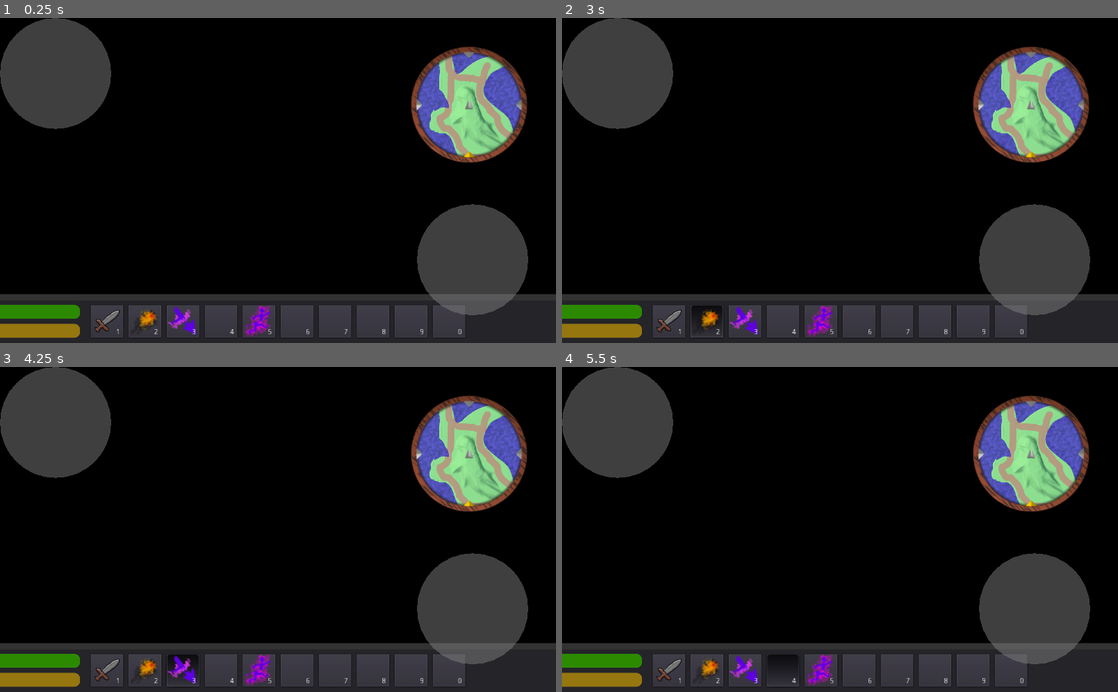
Above: before the commit, frames 1-4 (two rows, left to right).
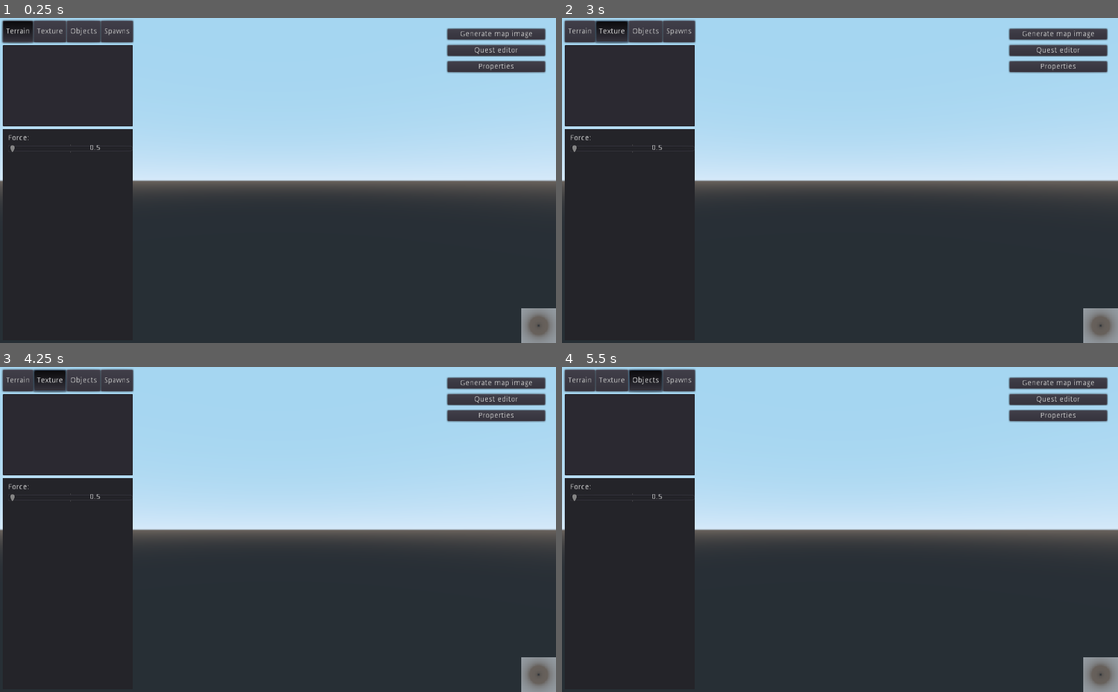
Above: after the commit, the same moments.

Repository: nicola-sorace/TerrainTest
Game: Godot game, scene res://world_edit/WorldEdit.tscn
Same seed, same stepped clock (60 frames per second), same inputs: the game is played once before the commit and once after it. Before the commit the project starts from res://Main.tscn.
Inputs (mouse positions are in pixels of both pictures, inside the frame that each line leads up to):
- Up to frame 1 (0.25 s): no input
- Up to frame 2 (3 s): click (667, 320) at 0.5 s, where only the run before the commit has a clickable "1"; click (578, 31) at 1.25 s, where only the run after the commit has a clickable "Terrain"; click (706, 320) at 2 s, where only the run before the commit has a clickable "2"; click (612, 31) at 2.75 s, where only the run after the commit has a clickable "Texture"
- Up to frame 3 (4.25 s): click (183, 669) at 3.5 s, where only the run before the commit has a clickable "3"
- Up to frame 4 (5.5 s): click (645, 380) at 4.25 s, where only the run after the commit has a clickable "Objects"; click (784, 669) at 5 s, where only the run before the commit has a clickable "4"

The runs differ from the first frame. In frame 1, 79% of the frame differs, in the area x 0-100%, y 0-100%; in frame 2, 80%; in frame 3, 80%; in frame 4, 80%.
Error before the commit: Invalid call. Nonexistent function 'connect' in base 'Nil'.
Error after the commit: Parse Error: Variable "i" already defined in the scope (at line 51). (res://world_edit/TerrainWithTools.gd:54)

Commit message:
Rewrote some terrain loading code
The map is now loaded in a circular area around the player, rather than
a square. Loading should also be more efficient.

Diff:
--- a/HUD.tscn
+++ b/HUD.tscn
@@ -439,7 +439,6 @@
 script = SubResource( 15 )
 
 [node name="Minimap" type="Control" parent="."]
-editor/display_folded = true
 anchor_left = 1.0
 anchor_right = 1.0
 margin_left = -270.0
@@ -472,7 +471,6 @@
 texture = ExtResource( 8 )
 
 [node name="ActorTooltip" type="Panel" parent="."]
-editor/display_folded = true
 margin_left = 97.9838
 margin_top = 27.5566
 margin_right = 317.984
@@ -536,11 +534,13 @@
 bus = "GUI"
 
 [node name="JoystickMove" type="ReferenceRect" parent="."]
+visible = false
 margin_right = 40.0
 margin_bottom = 40.0
 script = ExtResource( 5 )
 
 [node name="JoystickCam" type="ReferenceRect" parent="."]
+visible = false
 margin_left = 100.0
 margin_right = 140.0
 margin_bottom = 40.0
--- a/Main.tscn
+++ b/Main.tscn
@@ -20,6 +20,7 @@
 fog_enabled = true
 fog_color = Color( 0.839216, 0.917647, 0.980392, 1 )
 fog_depth_begin = 100.0
+fog_depth_end = 200.0
 fog_depth_curve = 1.7411
 dof_blur_far_distance = 200.0
 dof_blur_far_transition = 50.0
--- a/project.godot
+++ b/project.godot
@@ -51,7 +51,7 @@
 [application]
 
 config/name="TerrainTest"
-run/main_scene="res://Main.tscn"
+run/main_scene="res://world_edit/WorldEdit.tscn"
 config/icon="res://icon.png"
 
 [autoload]
--- a/scripts/Terrain.gd
+++ b/scripts/Terrain.gd
@@ -1,57 +1,46 @@
 """
 This object represents the world map. It handles the loading of terrain tiles.
-Terrain data is stored as an image, with the red chanel as height data and green channel as terrain texture index.
+Terrain data is stored as an image, with the red chanel as height data and green
+channel as terrain texture index.
 
 TODO:
 	- Hide seams between tiles of different res
 	  -> Easiest method is probably to extrude edges downwards to cover gaps.
-	- Load a circular array of tiles rather than a square one (i.e. avoid wasteful corners)
 	- Fix whatever is causing occasional freeze (deadlock?)
 """
 
 extends Spatial
 
-# Red channel: Height
 var terrain_material = preload("res://materials/Terrain2.tres")
 
 var img
 
-const TS = 64  # Tile size
+const TS = 64  # Tile size in pixels
 
-var tiles = []
+var tiles = [] # Holds the currently visible terrain tiles
 
-var N  # Edge length (in tiles) of 'tiles' array. MUST BE ODD!
-var D  # Distance from center tile to one of the edges (perpendicularly): D = int((N-1)/2)
+# The size of the visible map is set via the 'set_block_dist(D)' function
+var D  # Distance from center tile to edge of visible map (perpendicularly): D = int((N-1)/2)
+var N  # Edge length (in tiles) of 'tiles' array. MUST BE ODD! N = D*2+1
 
 # Last known tile position of player:
 var last_x = 0
 var last_y = 0
 
-var thread = Thread.new()  # Terrain loading is threaded to avoid lag
-var abort_thread = false  # Set to 'true' to make threaded process quit as soon as possible
-var urgent_update = true  # Set to 'true' to force a non-threaded terrain update (used when thread is about to fall behind player)
+# Terrain loading is threaded to avoid lag
+var thread = Thread.new()
+var abort_thread = false  # Set to 'true' to make threaded process quit as soon as possible (used when tile being loaded is out of date)
+var urgent_update = true  # Set to 'true' to force a non-threaded terrain update (used when player is about to fall off the loaded map)
 
 var TILE = preload("res://objects/TerrainTile.tscn")
 
 func create_tile(x,y, res=0):
 	var tile = TILE.instance()
 	tile.init(x, y, img, Rect2(x*TS, y*TS, TS, TS), terrain_material)
-
 	if res!=0:
 		tile.set_res(res)
-
 	call_deferred("add_child", tile)
 	return tile
-
-func _ready():
-	img = load("res://maps/"+game.map_name+"/terrain.png").get_data()
-	img.decompress()
-	img.lock()
-
-	set_block_dist(6)
-
-func _physics_process(delta):
-	check_update()
 
 func delete_tile(i):
 	var t = tiles[i]
@@ -63,19 +52,63 @@
 func set_block_dist(D):
 	self.D = D
 	N = D*2+1
-
+	# Throw away all tiles and start over
 	for i in range(len(tiles)):
 		delete_tile(i)
-
 	tiles = []
 	for y in N:
 		for x in N:
 			tiles.append(null)
 
-func get_res(D):
-	if D <= 2: return 1
-	elif D <= 3: return 4
+# Returns desired resolution based on *squared* distance to tile
+func get_res(d):
+	if d <= 4: return 1
+	elif d <= 9: return 4
 	else: return 16
+
+"""
+This function updates the terrain:
+ - Create array of required tile resolutions
+ - Iterate over tiles array:
+   - If tile is in required, update res & remove from required array
+   - Else, delete tile (element becomes null)
+ - Iterate over remaining required tiles:
+   - Find next tile in tiles that is null
+   - Create the required tile here & delete from required array
+"""
+func update(args):
+	var x = args[0]
+	var y = args[1]
+
+	var desired_ress = {} # Stores desired tile resolutions. Index is 'x,y' string
+	for y_r in range(y-D, y+D+1):
+		for x_r in range(x-D, x+D+1):
+			var d = pow(x_r-x, 2) + pow(y_r-y, 2) # Avoid squareroot for efficiency
+			if d <= pow(D, 2): # Circular mask around player
+				desired_ress[ [x_r,y_r] ] = get_res(d)
+
+	for i in range(len(tiles)):
+		if abort_thread:
+			return
+		var tile = tiles[i]
+		if tile != null:
+			var j = [tile.x, tile.y]
+			if not( j in desired_ress ):
+				delete_tile(i)
+			else:
+				tile.set_res(desired_ress[j])
+				desired_ress.erase(j)
+
+	for j in desired_ress:
+		if abort_thread:
+			return
+		if not urgent_update and desired_ress[j] <= 1: # Nearby tile missing! Force urgent map update
+			urgent_update = true
+			return
+		for i in range(len(tiles)):
+			if tiles[i] == null:
+				tiles[i] = create_tile(j[0], j[1], desired_ress[j])
+				break
 
 func check_update():
 	var pos = game.player.translation
@@ -83,7 +116,7 @@
 	var y = int(pos.z/TS)
 
 	if urgent_update:
-		print("Jumping")
+		print("Urgent terrain update")
 		update([x,y])
 		urgent_update = false
 	elif x != last_x or y != last_y:
@@ -96,42 +129,11 @@
 		last_x = x
 		last_y = y
 
-# - Create array of desired tile coords
-# - Iterate over existing tiles:
-#   - If tile in array, update res & remove coord from array
-#   - Else, delete tile
-# - Reiterate over tiles:
-#   - If empty, add next coord & delete from array
-func update(args):
-	var x = args[0]
-	var y = args[1]
-	var desired_coords = []  # Stores desired tileset in [x,y] tile coordinates
-	for y_c in range(y-D, y+D+1):
-		for x_c in range(x-D, x+D+1):
-			desired_coords.append([x_c,y_c])
+func _ready():
+	img = load("res://maps/"+game.map_name+"/terrain.png").get_data()
+	img.decompress()
+	img.lock()
+	set_block_dist(6)
 
-	for i in range(len(tiles)):
-		if abort_thread: return
-		var tile = tiles[i]
-		if tile != null:
-			var d = max(abs(tile.x-x), abs(tile.y-y))
-			if d > D:  # Tile is not desired. Remove it:
-				delete_tile(i)
-			else:  # Tile is desired but already present. Update resolution and remove from list:
-				tile.set_res(get_res(d))
-				for j in range(len(desired_coords)):
-					var c = desired_coords[j]
-					if tile.x == c[0] and tile.y == c[1]:
-						desired_coords.remove(j)
-						break
-
-	for c in desired_coords:  # Remaining coords are not currently present and hence must be created:
-		if abort_thread: return
-		var d = max(abs(c[0]-x), abs(c[1]-y))
-		if not urgent_update and d <= 2:  # Nearby tile missing! Force whole map reload without threading:
-			urgent_update = true
-			return
-		for i in range(len(tiles)):
-			if tiles[i] == null:
-				tiles[i] = create_tile(c[0], c[1], get_res(d))
-				break
+func _physics_process(delta):
+	check_update()
--- a/scripts/TerrainTile.gd
+++ b/scripts/TerrainTile.gd
@@ -19,28 +19,6 @@
 var res = null
 
 var terrain_material
-
-"""
-func _init(x, y, img, rect):
-	self.x = x
-	self.y = y
-	self.img = img
-	self.rect = rect
-
-	col_shape = CollisionShape.new()
-	mesh_inst = MeshInstance.new()
-	#add_child(col_shape)
-	#add_child(mesh_inst)
-	call_deferred("add_child", col_shape)
-	call_deferred("add_child", mesh_inst)
-
-	var water = WATER.instance()
-	water.set_translation(Vector3(rect.size.x/2, game.WATER_LEVEL, rect.size.y/2))
-	#add_child(water)
-	call_deferred("add_child", water)
-
-	call_deferred("set_translation", Vector3(rect.position.x, 0, rect.position.y))
-"""
 
 func init(x, y, img, rect, material):
 	self.x = x
@@ -81,9 +59,6 @@
 
 	call_deferred("load_st", st)  # Changing mesh is not thread safe, needs deferred function
 
-	#if res==1: col_shape.set_shape(mesh.create_trimesh_shape())  # Only collide closest tiles
-	#else: col_shape.set_shape(null)
-
 func load_st(st):
 	var mesh = st.commit()
 	mesh_inst.set_mesh(mesh)
Not shown: 1 places in HUD.tscn that only renumber resources
